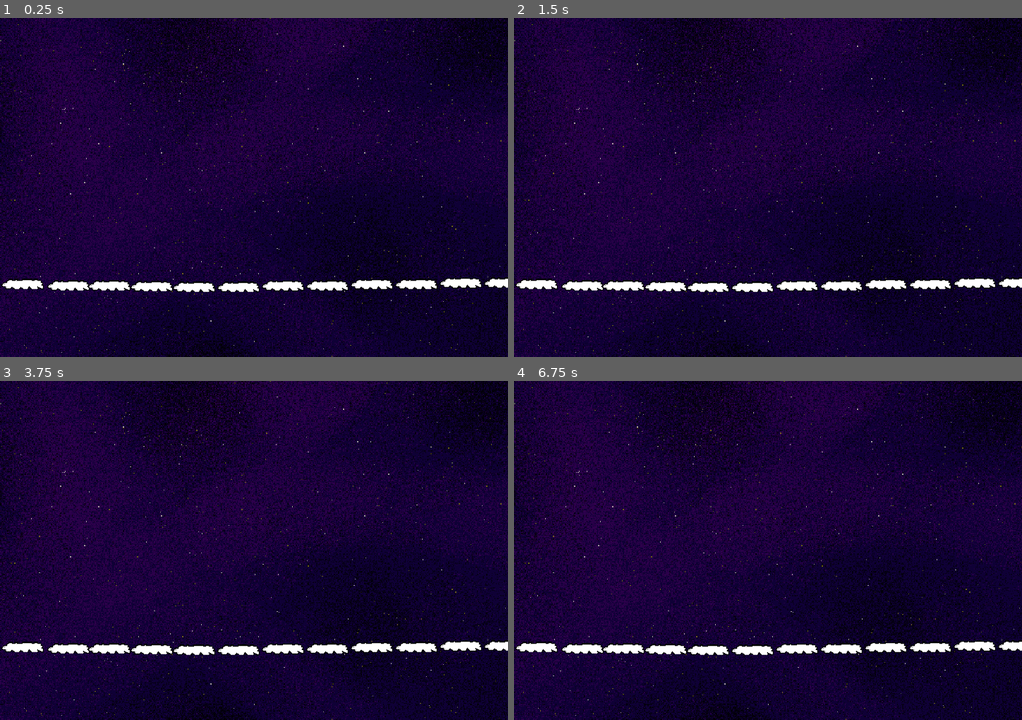
Above: before the commit, frames 1-4 (two rows, left to right).
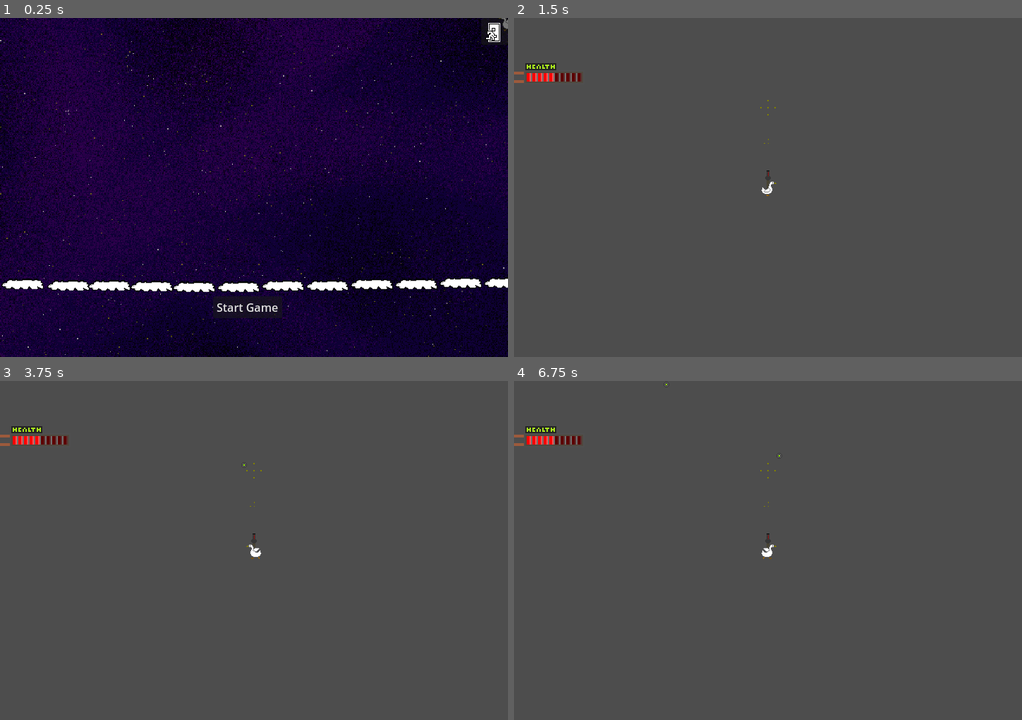
Above: after the commit, the same moments.

Repository: LumpyCrow/ultimate-boss-fight-against-god-himself
Game: Godot game, scene res://start_screen.tscn
Same seed, same stepped clock (60 frames per second), same inputs: the game is played once before the commit and once after it. The project has no main scene, so this scene is started directly.
Inputs (mouse positions are in pixels of both pictures, inside the frame that each line leads up to):
- Up to frame 1 (0.25 s): no input
- Up to frame 2 (1.5 s): click (519, 21) at 0.52 s; click (762, 306) at 1.25 s, where only the run after the commit has a clickable "Start Game"
- Up to frame 3 (3.75 s): tap Enter (ui_accept) at 2, 2.27, 2.75, 3.02, 3.5 s; hold D (Right) 2.03-3.53 s; tap Up (Fire) at 2.1, 2.85, 3.6 s; hold A (Left) from 3.53 s (still down)
- Up to frame 4 (6.75 s): tap Enter (ui_accept) at 4.25, 4.52, 5, 5.27, 6.02, 6.5 s; release A (Left) at 4.28 s; hold D (Right) 4.28-5.78 s; tap Up (Fire) every 0.75 s from 4.35 to 6.6 s; hold A (Left) 5.78-6.53 s; hold D (Right) from 6.53 s (still down)

The runs differ from the first frame. In frame 1, 35% of the frame differs, in the area x 0-100%, y 0-100%; in frame 2, 100%; in frame 3, 100%; in frame 4, 100%.

Commit message:
start screen and other stuff

Diff:
--- a/start_screen.gd
+++ b/start_screen.gd
@@ -9,3 +9,11 @@
 # Called every frame. 'delta' is the elapsed time since the previous frame.
 func _process(delta: float) -> void:
 	pass
+
+
+func _on_start_pressed() -> void:
+	get_tree().change_scene_to_file("res://level_1.tscn")
+
+
+func _on_exit_pressed() -> void:
+	get_tree().quit()
--- a/start_screen.tscn
+++ b/start_screen.tscn
@@ -6,7 +6,10 @@
 [ext_resource type="Texture2D" uid="uid://c62oradgij1te" path="res://textures/duck/flyright.png" id="4_ovg2i"]
 [ext_resource type="Texture2D" uid="uid://ohrgunn1m46u" path="res://textures/duck/left.png" id="5_cxovh"]
 [ext_resource type="Texture2D" uid="uid://q8xnyf8lai5v" path="res://textures/duck/right.png" id="6_1jtns"]
+[ext_resource type="Texture2D" uid="uid://dv4w6u38yj8me" path="res://textures/duck/walkleft.png" id="7_7igu4"]
 [ext_resource type="Texture2D" uid="uid://cbryhkapremv5" path="res://textures/cloud.png" id="7_o53ti"]
+[ext_resource type="Texture2D" uid="uid://77r875bgs0wg" path="res://textures/duck/walkright.png" id="8_nm07x"]
+[ext_resource type="Texture2D" uid="uid://crtwmq7kvbh8v" path="res://textures/remade smaller better doo.png" id="10_c7iiu"]
 
 [sub_resource type="Animation" id="Animation_c82am"]
 resource_name = "Background"
@@ -48,7 +51,8 @@
 
 [sub_resource type="Animation" id="Animation_ifc80"]
 resource_name = "Ducks"
-length = 23.0
+length = 27.0
+loop_mode = 1
 tracks/0/type = "value"
 tracks/0/imported = false
 tracks/0/enabled = true
@@ -56,10 +60,10 @@
 tracks/0/interp = 1
 tracks/0/loop_wrap = true
 tracks/0/keys = {
-"times": PackedFloat32Array(0, 4.8, 5.98359, 6.73333),
-"transitions": PackedFloat32Array(1, 1, 1, 1),
+"times": PackedFloat32Array(0, 4.8, 5.98359, 6.66667, 6.7, 12.1333, 15.4667, 16.1333, 16.7, 16.8333),
+"transitions": PackedFloat32Array(1, 1, 1, 1, 1, 1, 1, 1, 1, 1),
 "update": 1,
-"values": [ExtResource("3_kuen6"), ExtResource("5_cxovh"), ExtResource("6_1jtns"), ExtResource("5_cxovh")]
+"values": [ExtResource("3_kuen6"), ExtResource("5_cxovh"), ExtResource("6_1jtns"), ExtResource("5_cxovh"), ExtResource("7_7igu4"), ExtResource("4_ovg2i"), ExtResource("6_1jtns"), ExtResource("5_cxovh"), ExtResource("6_1jtns"), ExtResource("8_nm07x")]
 }
 tracks/1/type = "value"
 tracks/1/imported = false
@@ -140,16 +144,19 @@
 grow_vertical = 2
 script = ExtResource("1_41j1r")
 
-[node name="Button" type="Button" parent="."]
-layout_mode = 0
-offset_right = 8.0
-offset_bottom = 8.0
-
 [node name="background sprite" type="Sprite2D" parent="."]
 position = Vector2(316, 243)
 scale = Vector2(1.25278, 1.31458)
 texture = ExtResource("2_x753r")
 
+[node name="Start" type="Button" parent="."]
+layout_mode = 0
+offset_left = 302.0
+offset_top = 394.0
+offset_right = 400.0
+offset_bottom = 425.0
+text = "Start Game"
+
 [node name="Duck sprite" type="Sprite2D" parent="."]
 position = Vector2(740, -13)
 texture = ExtResource("3_kuen6")
@@ -158,6 +165,7 @@
 libraries = {
 "": SubResource("AnimationLibrary_ylwsm")
 }
+autoplay = "Background"
 speed_scale = 0.4
 
 [node name="Sprite2D2" type="Sprite2D" parent="."]
@@ -170,6 +178,7 @@
 libraries = {
 "": SubResource("AnimationLibrary_0f4bj")
 }
+autoplay = "Ducks"
 
 [node name="platform" type="Sprite2D" parent="."]
 position = Vector2(32, 377)
@@ -218,3 +227,21 @@
 [node name="platform" type="Sprite2D" parent="platform/platform/platform/platform/platform/platform/platform/platform/platform/platform/platform"]
 position = Vector2(63, -1)
 texture = ExtResource("7_o53ti")
+
+[node name="Exit" type="Button" parent="."]
+layout_mode = 0
+offset_left = 682.0
+offset_right = 720.0
+offset_bottom = 38.0
+icon = ExtResource("10_c7iiu")
+
+[node name="Button" type="Button" parent="."]
+visible = false
+layout_mode = 0
+offset_left = 216.0
+offset_top = 422.0
+offset_right = 224.0
+offset_bottom = 483.0
+
+[connection signal="pressed" from="Start" to="." method="_on_start_pressed"]
+[connection signal="pressed" from="Exit" to="." method="_on_exit_pressed"]
Not shown: 1 places in start_screen.tscn that only renumber resources
Binary file added: textures/better exit door.png
Not shown, added: textures/better exit door.png.import
Binary file added: textures/pixil-frame-0.png
Not shown, added: textures/pixil-frame-0.png.import
Binary file added: textures/remade smaller better doo.png
Not shown, added: textures/remade smaller better doo.png.import
Binary file added: textures/smaller better doo.png
Not shown, added: textures/smaller better doo.png.import
